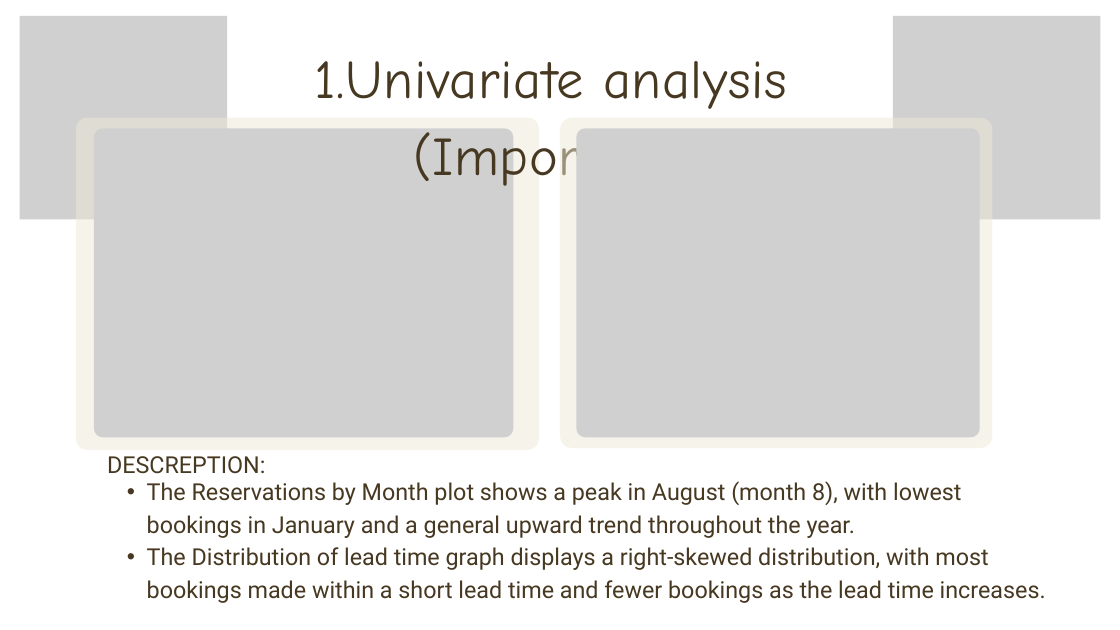
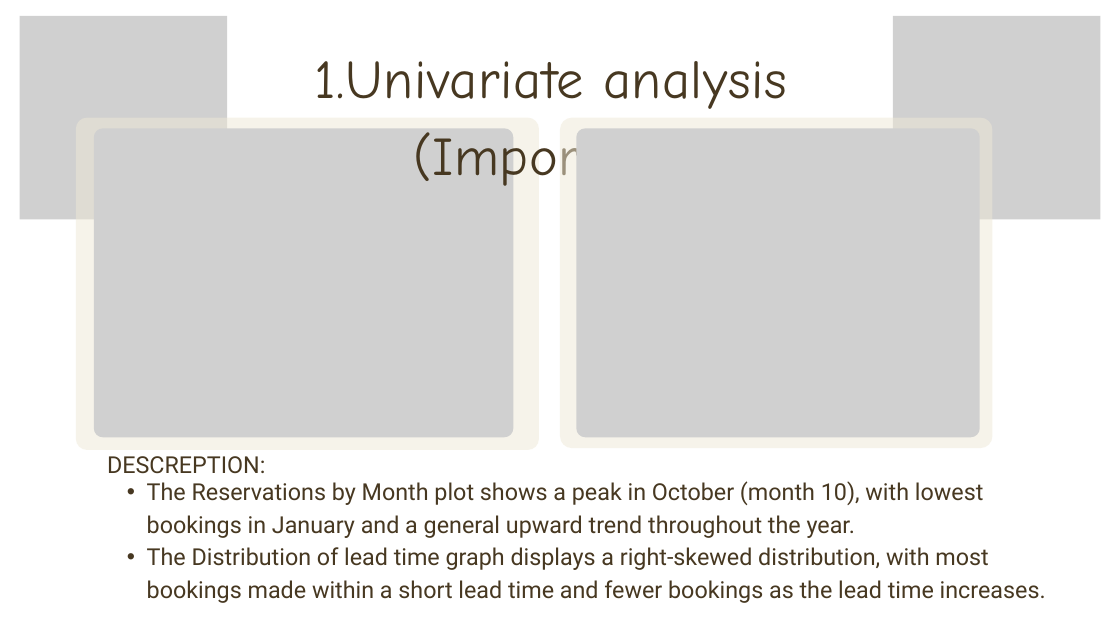
Before and after one commit to mohamed682004/Cellula_Hotel, a slide deck: slide 11 of Cell Hotel Presentation.pptx. Drawn at 1120x630 pixels with LibreOffice and Linux fonts; fonts in the diff are those of the drawing; grey boxes stand for pictures; background and template pictures are left out. Boxes give left, top, right and bottom in pixels: in the first picture for what was removed or moved away, otherwise in the second. Text is boxed around its words. In the diff, an @@ line names an element or a change of style, - is before the commit and + after.

```diff
--- a/Cell Hotel Presentation.pptx
+++ b/Cell Hotel Presentation.pptx
@@ text at bbox=[147, 481, 984, 538]: text changed @@
-  • The Reservations by Month plot shows a peak in August (month 8), with lowest bookings in January and a general upward trend throughout the year.
+  • The Reservations by Month plot shows a peak in October (month 10), with lowest bookings in January and a general upward trend throughout the year.
```
Also in this commit, not shown: 2 other slides changed.
